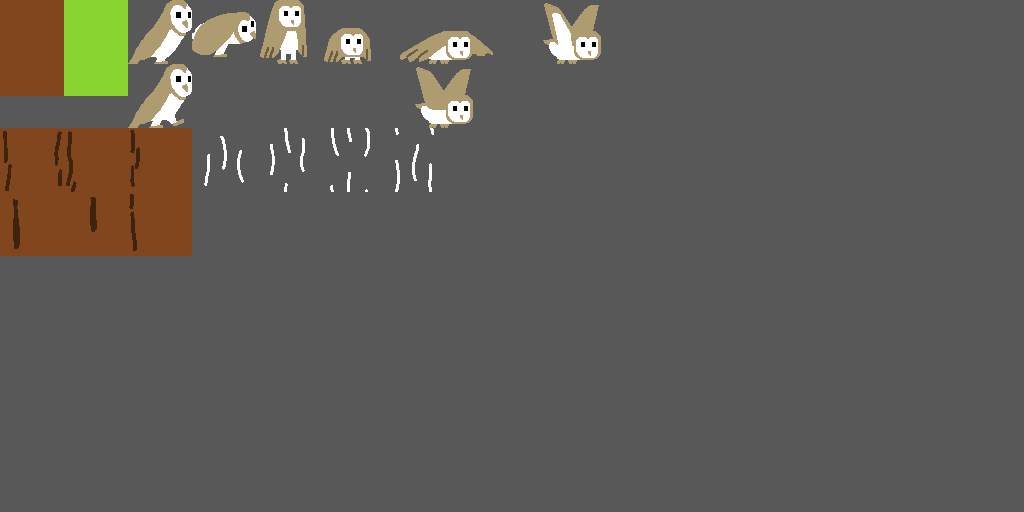
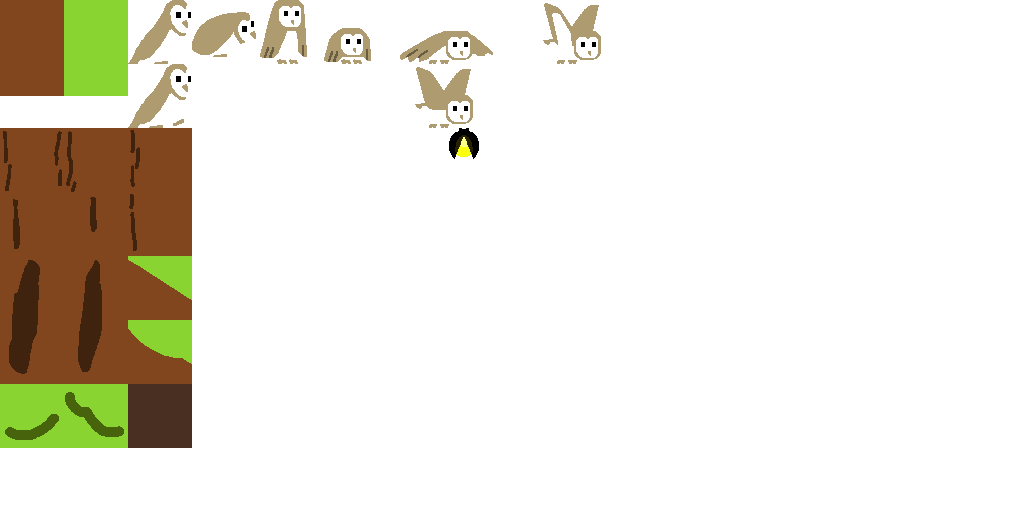
Two versions of the same layered image (1024px x 512px). Layer-by-layer changes:
showed "Background" (1st of 2), opacity 47% → 100%, painted on it over (64, 64, 384, 448)
showed "Background" (2nd of 2), opacity 45% → 100%, painted on it over (0, 0, 1024, 512)
removed layer "Background" (9th of 10) over (512, 0, 640, 64)
removed layer "Background" (10th of 10) over (0, 0, 1024, 512)
